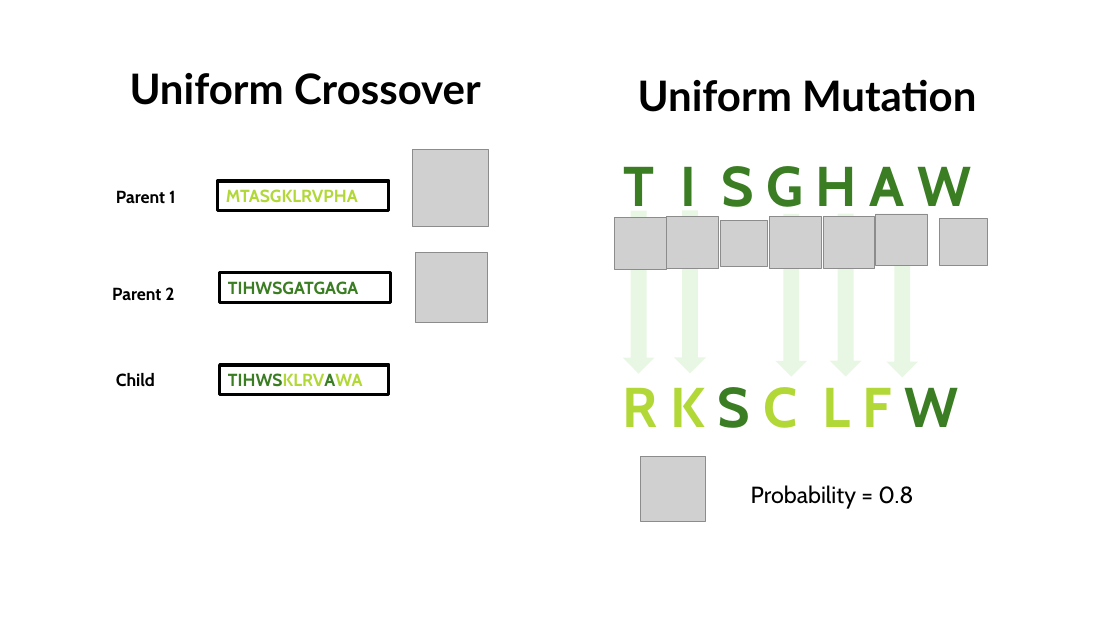
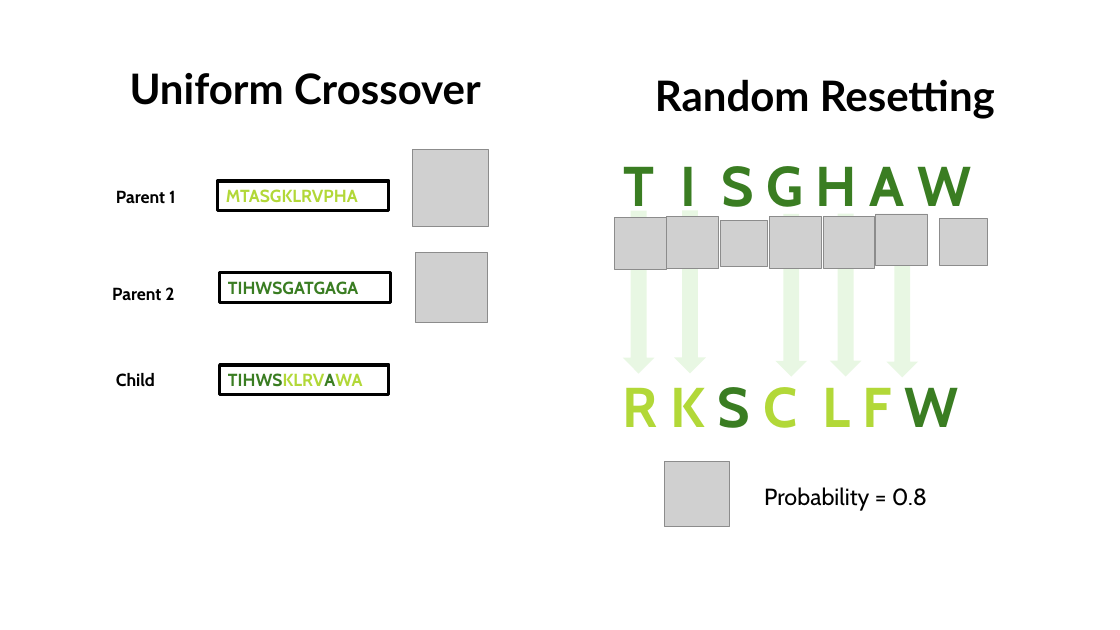
Before and after one commit to jazminamg26/DeNovoProteinDesign, a slide deck: slide 2 of genetic.pptx. Drawn at 1120x630 pixels with LibreOffice and Linux fonts; fonts in the diff are those of the drawing; grey boxes stand for pictures. Boxes give left, top, right and bottom in pixels: in the first picture for what was removed or moved away, otherwise in the second. Text is boxed around its words. In the diff, an @@ line names an element or a change of style, - is before the commit and + after.

```diff
--- a/genetic.pptx
+++ b/genetic.pptx
@@ text at bbox=[655, 79, 995, 119]: text changed @@
-Uniform Mutation
+Random Resetting
@@ picture: place and size @@
-picture at bbox=[641, 456, 707, 522]
+picture at bbox=[665, 461, 730, 527]
@@ text "Probability = 0.8": place and size @@
-text "Probability = 0.8" at bbox=[751, 485, 913, 509]
+text "Probability = 0.8" at bbox=[764, 487, 927, 511]
```
Also in this commit, not shown: 1 other slide changed, 3 other files.
